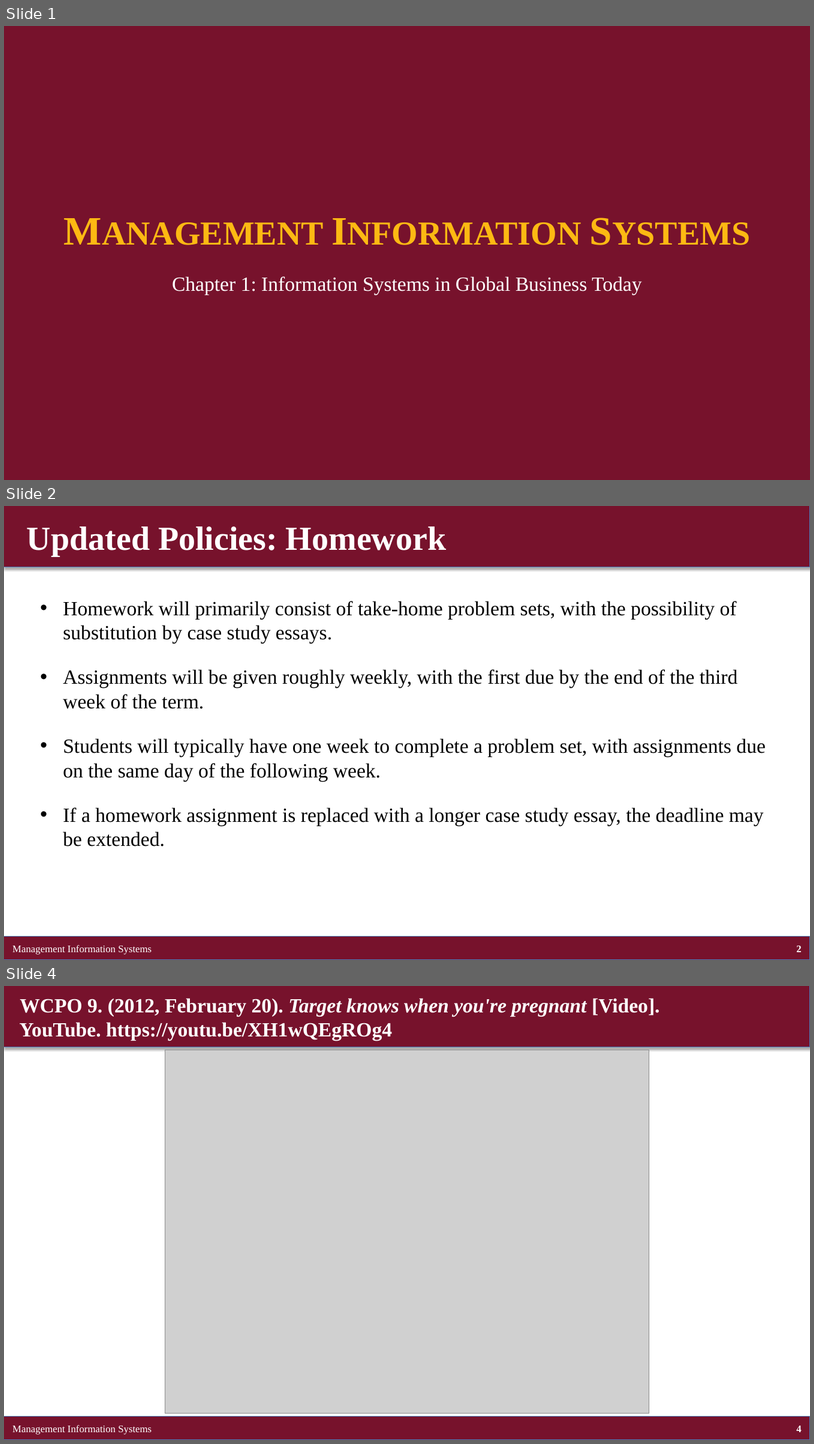
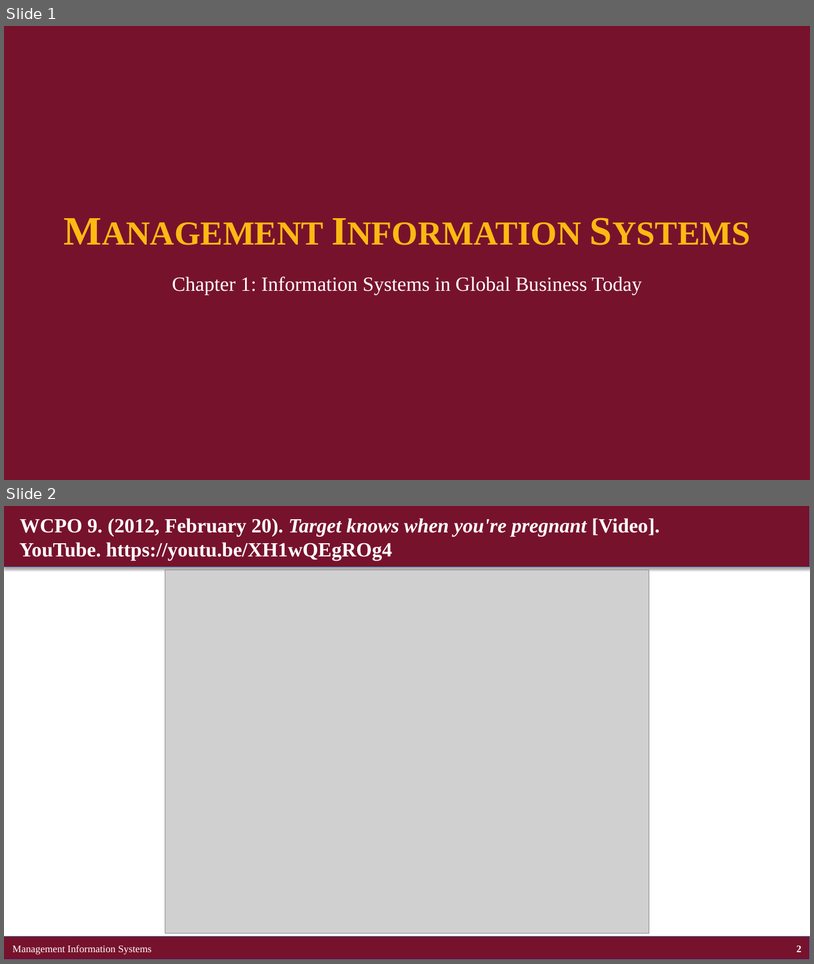
Before and after one commit to brianhwpark/brianhwpark.github.io, a slide deck: files/teaching-resources/concordiacollege-busn-315/busn-315-lecture-note/busn315-ch01.pptx. Shown one above the other, each under a label of ours: slides 1, 2 and 4 before the commit, slides 1 and 2 after it; the slides between them are not shown. The pictures are 814x1444 and 814x964 pixels, drawn with LibreOffice and Linux fonts; fonts in the diff are those of the drawing; grey boxes stand for pictures. Boxes give left, top, right and bottom in pixels: in the first picture for what was removed or moved away, otherwise in the second. Text is boxed around its words. In the diff, an @@ line names an element or a change of style, - is before the commit and + after.

```diff
--- a/files/teaching-resources/concordiacollege-busn-315/busn-315-lecture-note/busn315-ch01.pptx
+++ b/files/teaching-resources/concordiacollege-busn-315/busn-315-lecture-note/busn315-ch01.pptx
@@ slide 2 removed at [4,506,810,960], background #FFFFFF @@
@@ rectangle removed at [4,506,810,567] @@
@@ text removed at [27,526,446,556] @@
-Updated Policies: Homework
@@ text removed at [63,601,766,846] @@
-• Homework will primarily consist of take-home problem sets, with the possibility of substitution by case study essays.
-• Assignments will be given roughly weekly, with the first due by the end of the third week of the term.
-• Students will typically have one week to complete a problem set, with assignments due on the same day of the following week.
-• If a homework assignment is replaced with a longer case study essay, the deadline may be extended.
@@ rectangle removed at [4,936,810,960] @@
@@ text removed at [12,945,152,954] @@
-Management Information Systems
@@ page number removed at [797,945,801,952] @@
-2
@@ what was slide 4 is now slide 2 @@
@@ page number at [797,945,801,952]: text changed @@
-4
+2
```
Also in this commit, not shown: 1 slide changed, 2 other slides removed, 10 other files.
